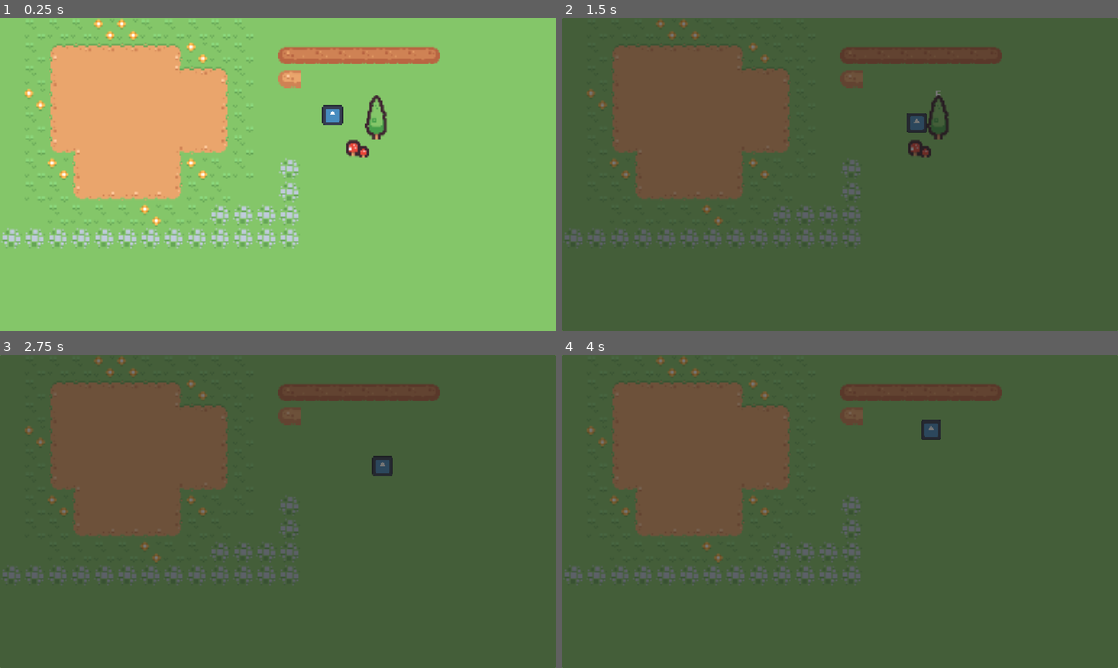
Above: before the commit, frames 1-4 (two rows, left to right).
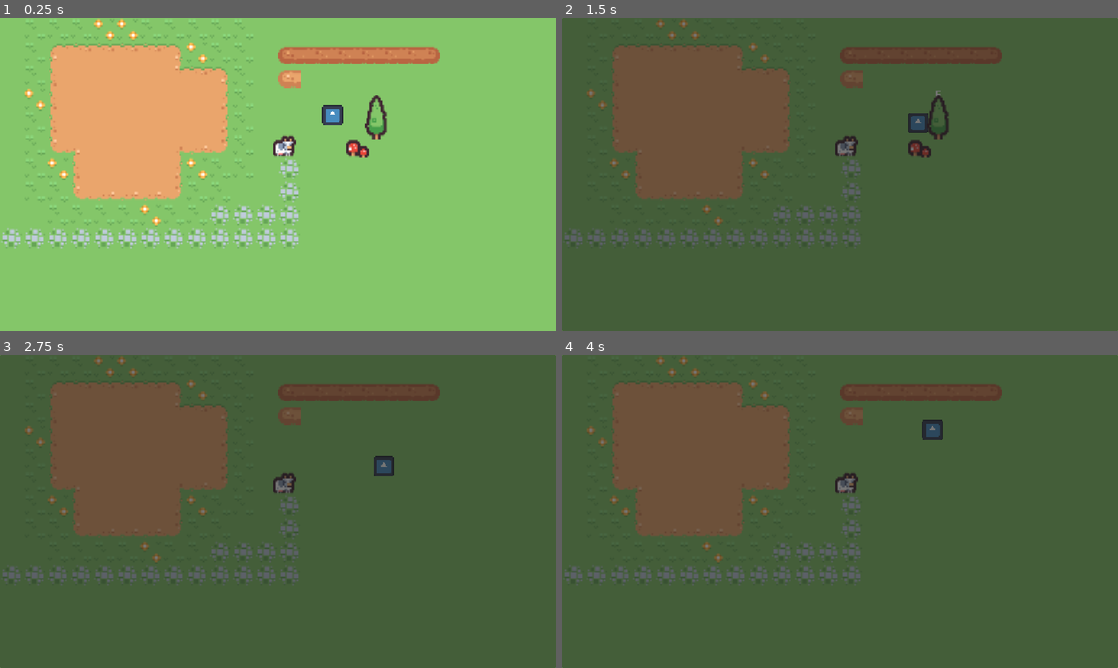
Above: after the commit, the same moments.

Repository: DeClaessens/incremental
Game: Godot game, scene res://scenes/main/main.tscn
Two runs of this game, one before a commit and one after it. Both use one fixed random seed, a clock stepped at 60 frames per second and the inputs below. The engine's default icon, where the game draws it, is replaced by a stand-in: a white triangle on a blue panel in a dark square.
Inputs:
- Up to frame 1 (0.25 s): no input
- Up to frame 2 (1.5 s): tap Enter at 0.5 s; hold Right (ui_right) 0.53-1.28 s; tap E at 0.6 s; hold Down (ui_down) from 1.28 s (still down); tap I at 1.35 s
- Up to frame 3 (2.75 s): tap Space at 2 s; release Down (ui_down) at 2.03 s; hold Right (ui_right) from 2.03 s (still down); tap E at 2.1 s
- Up to frame 4 (4 s): release Right (ui_right) at 2.78 s; hold Up (ui_up) 2.78-3.53 s; tap I at 2.85 s; hold Left (ui_left) from 3.53 s (still down); tap E at 3.6 s

The runs differ from the first frame. In frame 1, 0.2% of the frame differs, in the area x 49-54%, y 37-45%; in frame 2, 0.3%; in frame 3, 0.3%; in frame 4, 0.3%, in the area x 49-69%, y 20-44%.

Commit message:
chore: use an instantiated scene to generate a new gatherable
also improved folder structure

Diff:
--- /dev/null
+++ b/data/gatherables/Cow/Cow.tscn
@@ -0,0 +1,24 @@
+[gd_scene format=3 uid="uid://gdnpdplidbam"]
+
+[ext_resource type="PackedScene" uid="uid://bkipgi1m23dgq" path="res://scenes/gatherable/GatherableVisualBase.tscn" id="1_jranw"]
+[ext_resource type="Texture2D" uid="uid://dcsyh6h1q50ft" path="res://public_assets/kenney_tiny-farm/Tilemap/tilemap_packed.png" id="2_05s3w"]
+
+[sub_resource type="AtlasTexture" id="AtlasTexture_8yji4"]
+atlas = ExtResource("2_05s3w")
+region = Rect2(16, 160, 16, 16)
+filter_clip = true
+
+[sub_resource type="RectangleShape2D" id="RectangleShape2D_25hu2"]
+size = Vector2(51, 47)
+
+[node name="GatherableVisualBase" unique_id=1056355337 instance=ExtResource("1_jranw")]
+
+[node name="Sprite2D" parent="." index="0" unique_id=2010971739]
+texture = SubResource("AtlasTexture_8yji4")
+
+[node name="CollisionShape2D" parent="." index="1" unique_id=1988884281]
+position = Vector2(0.5, -0.5)
+shape = SubResource("RectangleShape2D_25hu2")
+
+[node name="CollisionShape2D" parent="DetectionBox" parent_id_path=PackedInt32Array(877755836) index="0" unique_id=1222035826]
+scale = Vector2(3.2800004, 2.9200006)
--- /dev/null
+++ b/data/gatherables/Cow/cow.tres
@@ -0,0 +1,13 @@
+[gd_resource type="Resource" script_class="GatherableResource" format=3 uid="uid://0gmmkfmmwyrs"]
+
+[ext_resource type="Script" uid="uid://b1k1wrlooja0j" path="res://item.gd" id="1_mrldc"]
+[ext_resource type="Script" uid="uid://ckrxdmuxj1ret" path="res://gatherable_resource.gd" id="2_a4teu"]
+[ext_resource type="Resource" uid="uid://bih6jkdaxpcfs" path="res://data/items/milk.tres" id="2_uupwv"]
+[ext_resource type="PackedScene" uid="uid://gdnpdplidbam" path="res://data/gatherables/Cow/Cow.tscn" id="3_tvhjl"]
+
+[resource]
+script = ExtResource("2_a4teu")
+name = "Cow"
+items = Array[ExtResource("1_mrldc")]([ExtResource("2_uupwv")])
+scene = ExtResource("3_tvhjl")
+metadata/_custom_type_script = "uid://ckrxdmuxj1ret"
--- /dev/null
+++ b/data/gatherables/Mushroom/Mushroom.tscn
@@ -0,0 +1,20 @@
+[gd_scene format=3 uid="uid://r316qots6qv3"]
+
+[ext_resource type="PackedScene" uid="uid://bkipgi1m23dgq" path="res://scenes/gatherable/GatherableVisualBase.tscn" id="1_nl25e"]
+[ext_resource type="Texture2D" uid="uid://xsdnjykakcei" path="res://public_assets/kenney_tiny-town/Tilemap/tilemap_packed.png" id="2_sf0gp"]
+
+[sub_resource type="AtlasTexture" id="AtlasTexture_txqrx"]
+atlas = ExtResource("2_sf0gp")
+region = Rect2(80, 32, 16, 16)
+filter_clip = true
+
+[node name="GatherableVisualBase" unique_id=1119546423 instance=ExtResource("1_nl25e")]
+
+[node name="Sprite2D" parent="." index="0" unique_id=2010971739]
+texture = SubResource("AtlasTexture_txqrx")
+
+[node name="CollisionShape2D" parent="." index="1" unique_id=1988884281]
+scale = Vector2(2.3599987, 1.9600003)
+
+[node name="CollisionShape2D" parent="DetectionBox" parent_id_path=PackedInt32Array(877755836) index="0" unique_id=1222035826]
+scale = Vector2(2.8799968, 2.6399999)
--- a/data/gatherables/mushroom.tres
+++ b/data/gatherables/Mushroom/mushroom.tres
@@ -2,7 +2,7 @@
 
 [ext_resource type="Script" uid="uid://b1k1wrlooja0j" path="res://item.gd" id="1_mmhpc"]
 [ext_resource type="Resource" uid="uid://c36f7hfto65t3" path="res://data/items/mushroom.tres" id="2_ham7l"]
-[ext_resource type="PackedScene" uid="uid://bewrmr4pwh2g1" path="res://scenes/gatherables_entities/mushroom/Mushroom.tscn" id="2_i7yvx"]
+[ext_resource type="PackedScene" uid="uid://r316qots6qv3" path="res://data/gatherables/Mushroom/Mushroom.tscn" id="2_i7yvx"]
 [ext_resource type="Script" uid="uid://ckrxdmuxj1ret" path="res://gatherable_resource.gd" id="4_ham7l"]
 
 [resource]
--- /dev/null
+++ b/data/gatherables/Tree/Tree.tscn
@@ -0,0 +1,21 @@
+[gd_scene format=3 uid="uid://b1byi236kvpov"]
+
+[ext_resource type="PackedScene" uid="uid://bkipgi1m23dgq" path="res://scenes/gatherable/GatherableVisualBase.tscn" id="1_k7ldy"]
+[ext_resource type="Texture2D" uid="uid://xsdnjykakcei" path="res://public_assets/kenney_tiny-town/Tilemap/tilemap_packed.png" id="2_qhfnu"]
+
+[sub_resource type="AtlasTexture" id="AtlasTexture_qhfnu"]
+atlas = ExtResource("2_qhfnu")
+region = Rect2(64, 0, 16, 32)
+filter_clip = true
+
+[node name="GatherableVisualBase" unique_id=1119546423 instance=ExtResource("1_k7ldy")]
+
+[node name="Sprite2D" parent="." index="0" unique_id=2010971739]
+texture = SubResource("AtlasTexture_qhfnu")
+
+[node name="CollisionShape2D" parent="." index="1" unique_id=1988884281]
+position = Vector2(0, 23)
+scale = Vector2(2.1170492, 2.2702312)
+
+[node name="CollisionShape2D" parent="DetectionBox" parent_id_path=PackedInt32Array(877755836) index="0" unique_id=1222035826]
+scale = Vector2(2.5999994, 5.119999)
--- a/data/gatherables/tree.tres
+++ b/data/gatherables/Tree/tree.tres
@@ -2,7 +2,7 @@
 
 [ext_resource type="Script" uid="uid://b1k1wrlooja0j" path="res://item.gd" id="1_yv0rc"]
 [ext_resource type="Resource" uid="uid://rpa5y8tlw37t" path="res://data/items/wood.tres" id="2_g5tga"]
-[ext_resource type="PackedScene" uid="uid://ddhr2itqea0ia" path="res://scenes/gatherables_entities/tree/Tree.tscn" id="2_sg4e6"]
+[ext_resource type="PackedScene" uid="uid://b1byi236kvpov" path="res://data/gatherables/Tree/Tree.tscn" id="2_sg4e6"]
 [ext_resource type="Script" uid="uid://ckrxdmuxj1ret" path="res://gatherable_resource.gd" id="2_y7fey"]
 
 [resource]
--- /dev/null
+++ b/data/items/milk.tres
@@ -0,0 +1,10 @@
+[gd_resource type="Resource" script_class="Item" format=3 uid="uid://bih6jkdaxpcfs"]
+
+[ext_resource type="Script" uid="uid://b1k1wrlooja0j" path="res://item.gd" id="1_ay1ow"]
+[ext_resource type="Texture2D" uid="uid://cfc3oqqbhgf2e" path="res://public_assets/icons/milk.png" id="1_g5qrw"]
+
+[resource]
+script = ExtResource("1_ay1ow")
+name = "Milk"
+icon = ExtResource("1_g5qrw")
+metadata/_custom_type_script = "uid://b1k1wrlooja0j"
--- /dev/null
+++ b/scenes/gatherable/GatherableVisualBase.tscn
@@ -0,0 +1,22 @@
+[gd_scene format=3 uid="uid://bkipgi1m23dgq"]
+
+[sub_resource type="AtlasTexture" id="AtlasTexture_6q4g5"]
+filter_clip = true
+
+[sub_resource type="RectangleShape2D" id="RectangleShape2D_eae6q"]
+
+[sub_resource type="RectangleShape2D" id="RectangleShape2D_rh3xb"]
+
+[node name="GatherableVisualBase" type="StaticBody2D" unique_id=1119546423]
+
+[node name="Sprite2D" type="Sprite2D" parent="." unique_id=2010971739]
+scale = Vector2(3, 3)
+texture = SubResource("AtlasTexture_6q4g5")
+
+[node name="CollisionShape2D" type="CollisionShape2D" parent="." unique_id=1988884281]
+shape = SubResource("RectangleShape2D_eae6q")
+
+[node name="DetectionBox" type="Area2D" parent="." unique_id=877755836]
+
+[node name="CollisionShape2D" type="CollisionShape2D" parent="DetectionBox" unique_id=1222035826]
+shape = SubResource("RectangleShape2D_rh3xb")
--- a/scenes/gatherable/gatherable.gd
+++ b/scenes/gatherable/gatherable.gd
@@ -12,13 +12,10 @@
 	resourceComponent.resource_depleted.connect(_on_resource_depleted)
 
 func prepare() -> Area2D:
-	print(self)
-	print(gatherableResource)
 	resourceComponent.resources = gatherableResource.items
 	var instance: StaticBody2D = gatherableResource.scene.instantiate()
 	add_child(instance)
-	return instance.get_node('Area2D')
-
+	return instance.get_node('DetectionBox')
 
 func _on_body_entered(node: Node) -> void:
 	if _is_node_a_character(node):
--- a/scenes/gatherables_entities/gatherable_entity_template.tscn
+++ /dev/null
@@ -1,3 +0,0 @@
-[gd_scene format=3 uid="uid://c875tqyc2wksh"]
-
-[node name="GatherableEntityTemplate" type="Node2D" unique_id=303497139]
--- a/scenes/gatherables_entities/mushroom/Mushroom.tscn
+++ /dev/null
@@ -1,33 +0,0 @@
-[gd_scene format=3 uid="uid://bewrmr4pwh2g1"]
-
-[ext_resource type="Texture2D" uid="uid://xsdnjykakcei" path="res://public_assets/kenney_tiny-town/Tilemap/tilemap_packed.png" id="2_dig54"]
-
-[sub_resource type="AtlasTexture" id="AtlasTexture_qykub"]
-atlas = ExtResource("2_dig54")
-region = Rect2(80, 32, 16, 16)
-filter_clip = true
-
-[sub_resource type="RectangleShape2D" id="RectangleShape2D_eae6q"]
-size = Vector2(49, 39)
-
-[sub_resource type="RectangleShape2D" id="RectangleShape2D_rh3xb"]
-size = Vector2(57, 51.5)
-
-[node name="Mushrooms" type="StaticBody2D" unique_id=209216487]
-
-[node name="Sprite2D" type="Sprite2D" parent="." unique_id=1215388053]
-scale = Vector2(3, 3)
-texture = SubResource("AtlasTexture_qykub")
-
-[node name="CollisionShape2D" type="CollisionShape2D" parent="." unique_id=1472091728]
-position = Vector2(-0.5, -0.5)
-shape = SubResource("RectangleShape2D_eae6q")
-one_way_collision_margin = 46.1
-
-[node name="Area2D" type="Area2D" parent="." unique_id=1278743060]
-unique_name_in_owner = true
-
-[node name="CollisionShape2D" type="CollisionShape2D" parent="Area2D" unique_id=1845299498]
-position = Vector2(-1.5, -0.75)
-shape = SubResource("RectangleShape2D_rh3xb")
-debug_color = Color(0.9389301, 1.3861656e-05, 0.623723, 0.41960785)
--- a/scenes/gatherables_entities/tree/Tree.tscn
+++ /dev/null
@@ -1,32 +0,0 @@
-[gd_scene format=3 uid="uid://ddhr2itqea0ia"]
-
-[ext_resource type="Texture2D" uid="uid://xsdnjykakcei" path="res://public_assets/kenney_tiny-town/Tilemap/tilemap_packed.png" id="1_k7ldy"]
-
-[sub_resource type="RectangleShape2D" id="RectangleShape2D_eae6q"]
-size = Vector2(46, 47)
-
-[sub_resource type="AtlasTexture" id="AtlasTexture_eae6q"]
-atlas = ExtResource("1_k7ldy")
-region = Rect2(64, 0, 16, 32)
-filter_clip = true
-
-[sub_resource type="RectangleShape2D" id="RectangleShape2D_rh3xb"]
-size = Vector2(62, 106)
-
-[node name="Tree" type="StaticBody2D" unique_id=685952953]
-
-[node name="CollisionShape2D" type="CollisionShape2D" parent="." unique_id=264470897]
-position = Vector2(-1, 23.5)
-shape = SubResource("RectangleShape2D_eae6q")
-
-[node name="Sprite2D" type="Sprite2D" parent="." unique_id=1658563295]
-scale = Vector2(3, 3)
-texture = SubResource("AtlasTexture_eae6q")
-
-[node name="Area2D" type="Area2D" parent="." unique_id=1865591447]
-unique_name_in_owner = true
-
-[node name="CollisionShape2D" type="CollisionShape2D" parent="Area2D" unique_id=891885554]
-position = Vector2(0, 1)
-shape = SubResource("RectangleShape2D_rh3xb")
-debug_color = Color(0.9536486, 2.2140146e-06, 0.5549832, 0.41960785)
--- a/scenes/main/main.tscn
+++ b/scenes/main/main.tscn
@@ -4,8 +4,9 @@
 [ext_resource type="PackedScene" uid="uid://67tcpy8eb4ly" path="res://scenes/player/Player.tscn" id="2_k2fmo"]
 [ext_resource type="PackedScene" uid="uid://dods7pqbvu6y0" path="res://scenes/world/World.tscn" id="3_k2fmo"]
 [ext_resource type="PackedScene" uid="uid://ywfbuwi43o3m" path="res://scenes/gatherable/Gatherable.tscn" id="4_l3cfh"]
-[ext_resource type="Resource" uid="uid://ybmpm222vdqy" path="res://data/gatherables/tree.tres" id="5_6q06x"]
-[ext_resource type="Resource" uid="uid://dgtmuaex7li0b" path="res://data/gatherables/mushroom.tres" id="6_ow5a4"]
+[ext_resource type="Resource" uid="uid://ybmpm222vdqy" path="res://data/gatherables/Tree/tree.tres" id="5_6q06x"]
+[ext_resource type="Resource" uid="uid://dgtmuaex7li0b" path="res://data/gatherables/Mushroom/mushroom.tres" id="6_ow5a4"]
+[ext_resource type="Resource" uid="uid://0gmmkfmmwyrs" path="res://data/gatherables/Cow/cow.tres" id="7_hujxm"]
 
 [node name="Node2D" type="Node2D" unique_id=1378053686]
 script = ExtResource("1_iuonh")
@@ -22,3 +23,7 @@
 [node name="Gatherable2" parent="." unique_id=1782607159 instance=ExtResource("4_l3cfh")]
 position = Vector2(741, 271)
 gatherableResource = ExtResource("6_ow5a4")
+
+[node name="Gatherable3" parent="." unique_id=39523026 instance=ExtResource("4_l3cfh")]
+position = Vector2(589, 265)
+gatherableResource = ExtResource("7_hujxm")
Binary file added: public_assets/icons/milk.png
Not shown, added: public_assets/icons/milk.png.import
